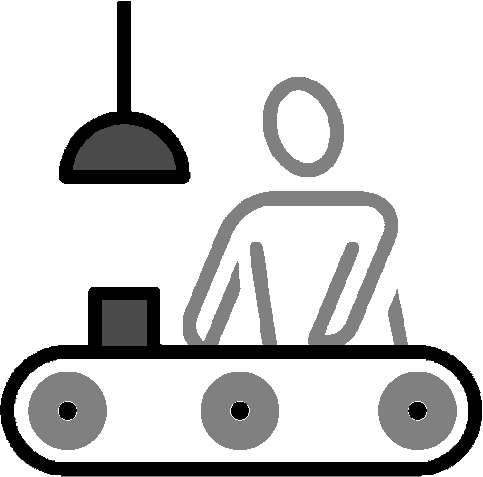
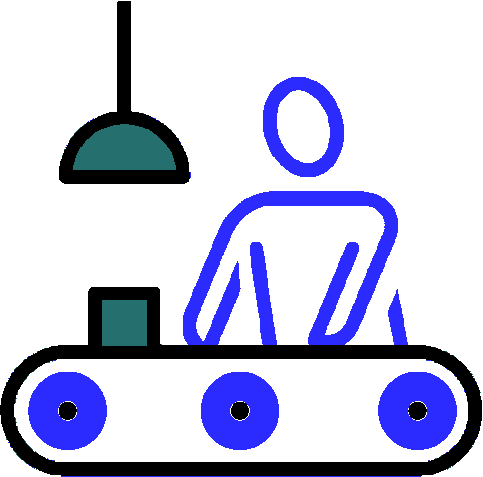
Two versions of the same layered image (483 x 477). Layer-by-layer changes:
painted on "color2 copy #1" over [8, 77, 477, 477]
painted on "color2 copy" over [3, 113, 481, 475]
